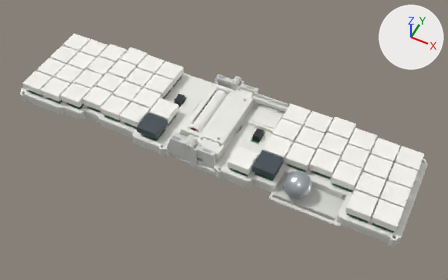
Before and after pictures for a commit that changed the Blender file 3d-models/folding-unibody/generated/komoro-folding-trimmed-holder.blend.
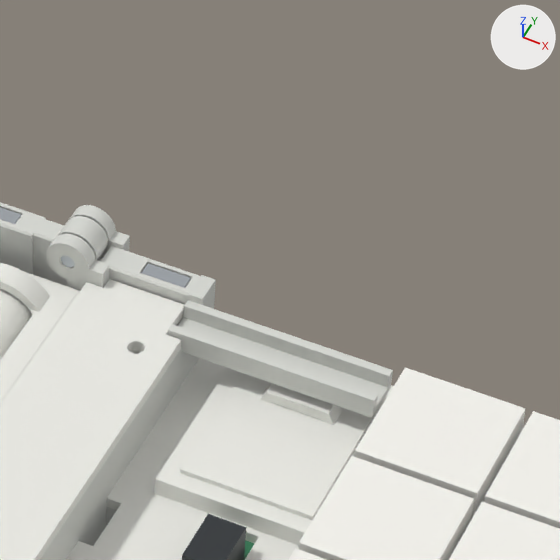
Each version is shown whole from a 50 mm lens placed at (0.1471, -0.2424, 0.341), pointed at (0.0111, 0.0297, 0.0009), then close up on the part from 50% to 71% of the width and 15% to 49% of the height. The lights are fixed; the arrows at upper right show +X, +Y and +Z. The first two pictures are the older version.

The older version as bpy lines, for what is in view:
```python
me_keys_right_5 = bpy.data.meshes.new('Keys_right_5')
me_keys_right_5.from_pydata(...)  # a box spanning x 0.062..0.0781, y 0.0555..0.0715, z 0.0111..0.0166
me_keys_right_5.materials.append(mat_ivory_keycap_envelope)  # white #f6f5ef
me_power_lid = bpy.data.meshes.new('power_lid')
me_power_lid.from_pydata(...)  # 520 vertices, 1044 faces; spans x 0.0028..0.018, y 0.014..0.0697, z 0.0148..0.0163
me_power_lid.materials.append(mat_ivory___printed_plate)  # white #ecece6
me_right_tray = bpy.data.meshes.new('right_tray')
me_right_tray.from_pydata(...)  # 11082 vertices, 22208 faces; spans x -0.016..0.151, y -0.005..0.076, z 0.0..0.022
me_right_tray.materials.append(mat_warm_grey___printed_tray)  # light grey #d7d8d3
ob_01_open___power_lid = bpy.data.objects.new('01_Open / power_lid', me_power_lid)
ob_01_open___power_lid.location = (0.0, 0.0, 0.0)
ob_01_open___right_key_05 = bpy.data.objects.new('01_Open / right_key_05', me_keys_right_5)
ob_01_open___right_key_05.location = (0.0, 0.0, 0.0)
ob_01_open___right_tray = bpy.data.objects.new('01_Open / right_tray', me_right_tray)
ob_01_open___right_tray.location = (0.0, 0.0, 0.0)
# also in view: '01_Open / right_SplitHeader_reference' at (0.0342, 0.0385, 0.0088); '01_Open / battery_cap' at (-0.0068, 0.0407, 0.0109); '01_Open / right_key_08' at (0.0531, 0.0465, 0.0138); '01_Open / right_key_20' at (0.0701, 0.0465, 0.0138); '01_Open / left_tray' at (-0.0738, 0.0364, 0.0108)
```
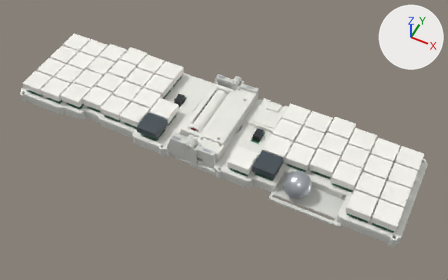
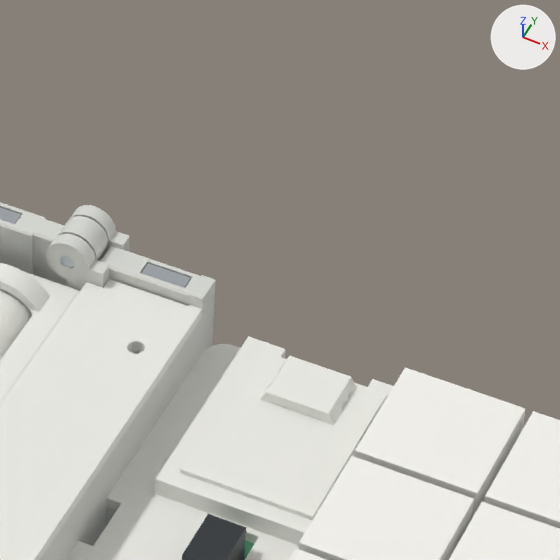
Location of each change, [x1, y1, x2, y2] in pixels of the close-ups (560 x 560 px; the box of a moved part takes in the faces that stretch with it):
```json
{"object": "01_Open / right_tray", "change": "reshaped", "before": [40, 205, 393, 560], "after": [40, 205, 216, 560]}
{"part": 1, "of": "me_right_tray", "change": "moved or reshaped", "before": [164, 284, 393, 418], "after": [164, 284, 215, 403]}
{"part": 2, "of": "me_power_lid", "change": "moved or reshaped", "before": [29, 279, 184, 560], "after": [29, 279, 202, 560]}
```

The change, as JSON lines over the scene's bpy script:
```json
{"block": "me_right_tray", "where": "# used by ob_01_open___right_tray; location = (0.0, 0.0, 0.0)"}
{"op": "remove", "block": "me_right_tray", "code": "me_right_tray.from_pydata(...)  # 11082 vertices, 22208 faces; spans x -0.016..0.151, y -0.005..0.076, z 0.0..0.022"}
{"op": "add", "block": "me_right_tray", "code": "me_right_tray.from_pydata(...)  # 11095 vertices, 22242 faces; spans x -0.016..0.151, y -0.005..0.076, z 0.0..0.022"}
{"block": "me_right_tray", "change": "me_right_tray part 1: 5 vertices moved within x 0.0..0.011, y 0.058..0.07, z 0.015..0.019; 19 vertices removed from x 0.016..0.044, y 0.064..0.07, z 0.014..0.017; 32 vertices added at x 0.015..0.045, y 0.066..0.074, z 0.002..0.015"}
{"block": "me_right_tray", "change": "other edits to the shape of me_right_tray do not show in these pictures"}
{"block": "me_power_lid", "where": "# used by ob_01_open___power_lid; location = (0.0, 0.0, 0.0)"}
{"op": "remove", "block": "me_power_lid", "code": "me_power_lid.from_pydata(...)  # 520 vertices, 1044 faces; spans x 0.0028..0.018, y 0.014..0.0697, z 0.0148..0.0163"}
{"op": "add", "block": "me_power_lid", "code": "me_power_lid.from_pydata(...)  # 520 vertices, 1044 faces; spans x 0.0028..0.018, y 0.014..0.07, z 0.0148..0.0163"}
{"block": "me_power_lid", "change": "me_power_lid part 2"}
{"block": "me_power_lid", "change": "5 vertices are removed from x 0.0158..0.018, y 0.0638..0.0697, z 0.0148..0.0163"}
{"block": "me_power_lid", "change": "129 faces are deleted"}
{"block": "me_power_lid", "change": "1 vertex moves from x 0.018, y 0.0638, z 0.0148 to x 0.018, y 0.07, z 0.0148"}
{"block": "me_power_lid", "change": "5 vertices are added at (0.0163, 0.0697, 0.0163), (0.018, 0.07, 0.0163), (0.0163, 0.07, 0.0163), (0.0163, 0.0697, 0.0148), (0.0163, 0.07, 0.0148)"}
{"block": "me_power_lid", "change": "129 new faces join them"}
```
